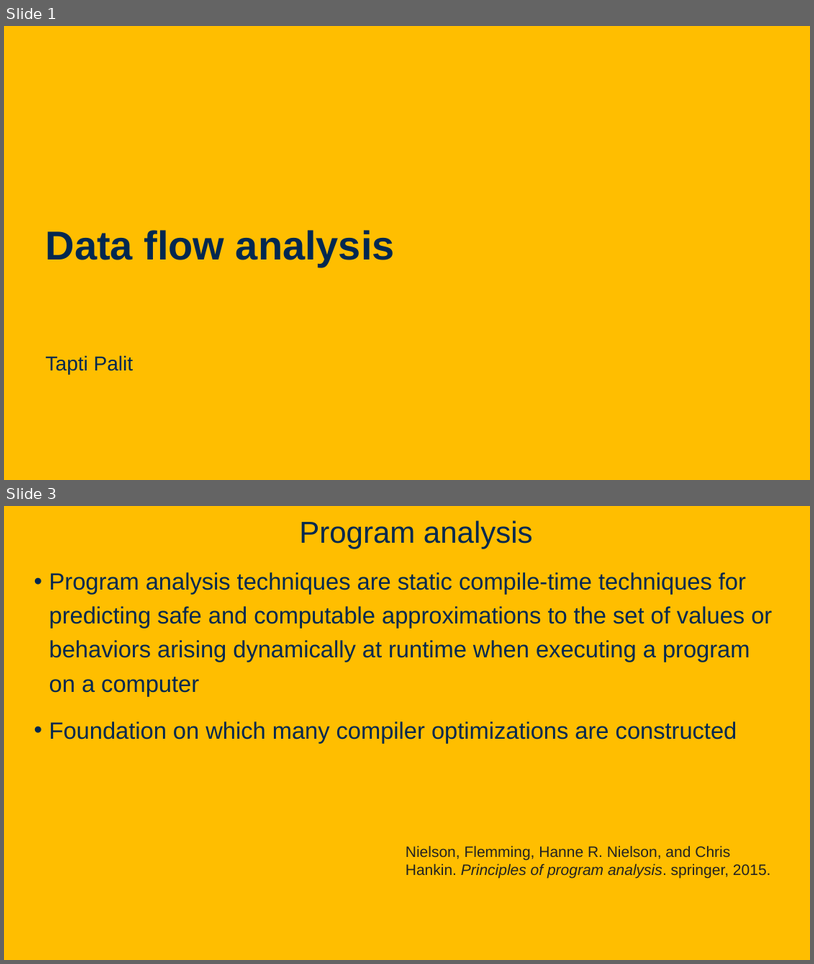
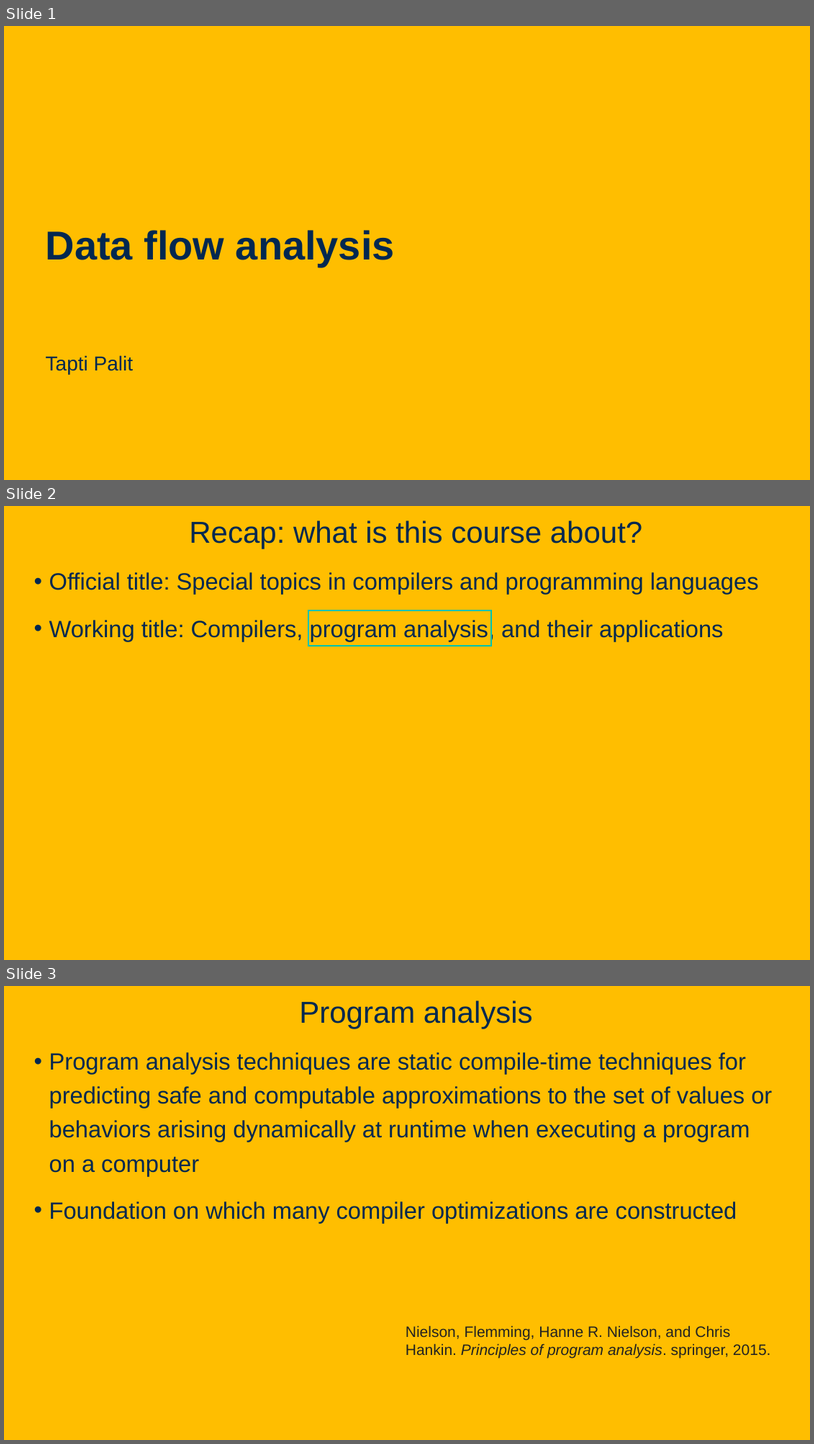
Before and after one commit to davsec-teaching/ECS289C-Spring2025, a slide deck: slides/3_data_flow_analysis.pptx. Shown one above the other, each under a label of ours: slides 1 and 3 before the commit, slides 1, 2 and 3 after it; the slides between them are not shown. The pictures are 814x964 and 814x1444 pixels, drawn with LibreOffice and Linux fonts; fonts in the diff are those of the drawing; background and template pictures are left out. Boxes give left, top, right and bottom in pixels: in the first picture for what was removed or moved away, otherwise in the second. Text is boxed around its words. In the diff, an @@ line names an element or a change of style, - is before the commit and + after.

Commit message:
Rearrange topics

```diff
--- a/slides/3_data_flow_analysis.pptx
+++ b/slides/3_data_flow_analysis.pptx
@@ slide 2 added at [4,506,810,960], background picture (left out) @@
@@ title added at [189,520,643,548], 36 pt, text #022850 @@
+Recap: what is this course about?
@@ text added at [49,572,759,641], 28 pt, text #022850 @@
+• Official title: Special topics in compilers and programming languages
+• Working title: Compilers, program analysis, and their applications
@@ rectangle added at [309,610,491,646], outline #00C4B2 2.25 pt @@
```
Also in this commit, not shown: 2 slides removed, 1 other file.
